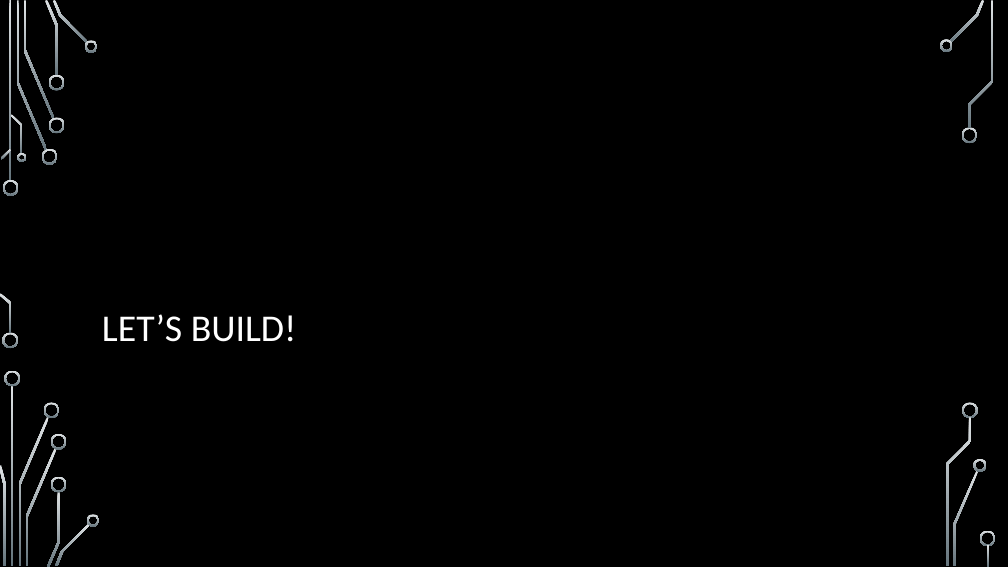
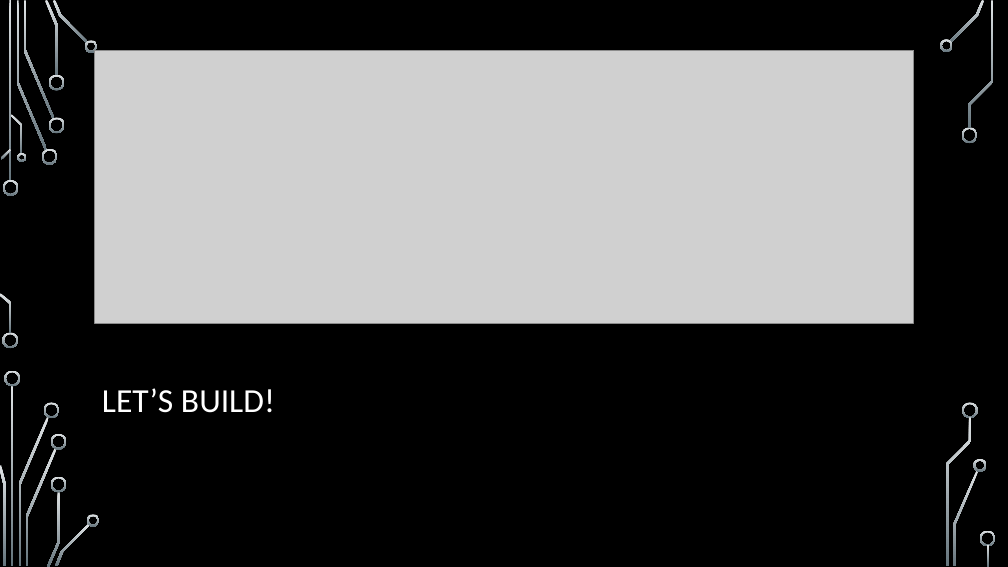
Before and after one commit to BlitzCityDIY/CircuitPython-Bluefruit-MIDI-Demos, a slide deck: slide 10 of Using MIDI with CircuitPython Slides.pptx. Drawn at 1008x567 pixels with LibreOffice and Linux fonts; fonts in the diff are those of the drawing; grey boxes stand for pictures; background and template pictures are left out. Boxes give left, top, right and bottom in pixels: in the first picture for what was removed or moved away, otherwise in the second. Text is boxed around its words. In the diff, an @@ line names an element or a change of style, - is before the commit and + after.

```diff
--- a/Using MIDI with CircuitPython Slides.pptx
+++ b/Using MIDI with CircuitPython Slides.pptx
@@ picture added at [95, 50, 914, 323] @@
@@ title "LET’S BUILD!": place and size @@
-title "LET’S BUILD!" at [102, 314, 297, 342]
+title "LET’S BUILD!" at [102, 388, 275, 413]
@@ title "LET’S BUILD!" at [102, 388, 275, 413]: size 36 to 32 pt @@
```
Also in this commit, not shown: 8 other slides changed, 2 other files.
